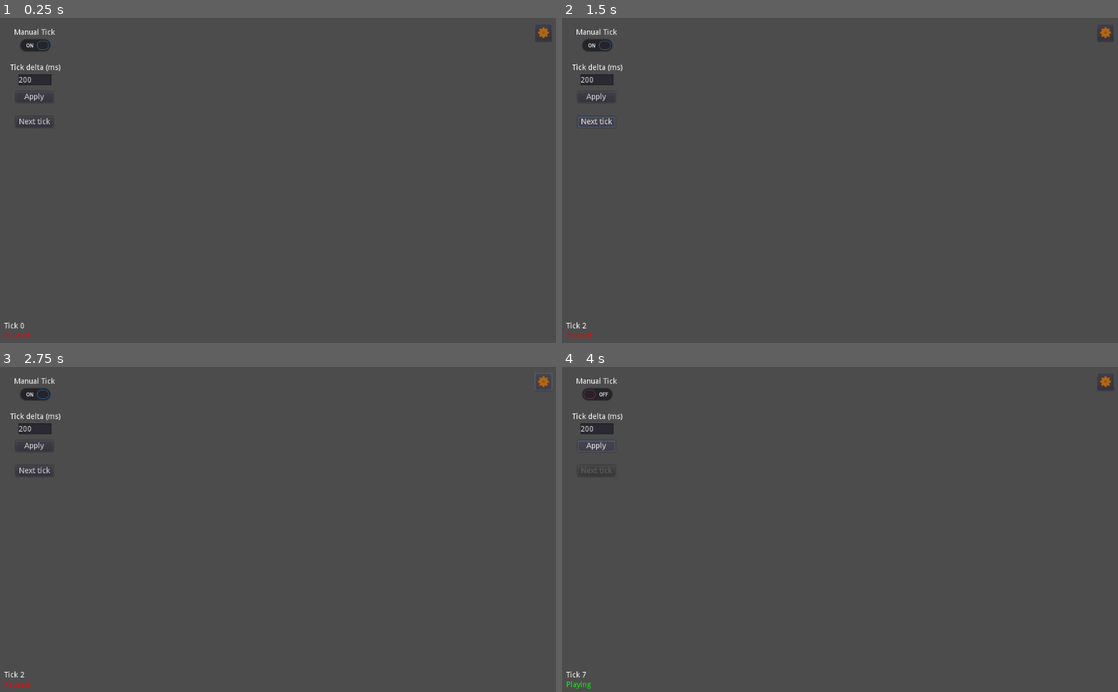
Above: before the commit, frames 1-4 (two rows, left to right).
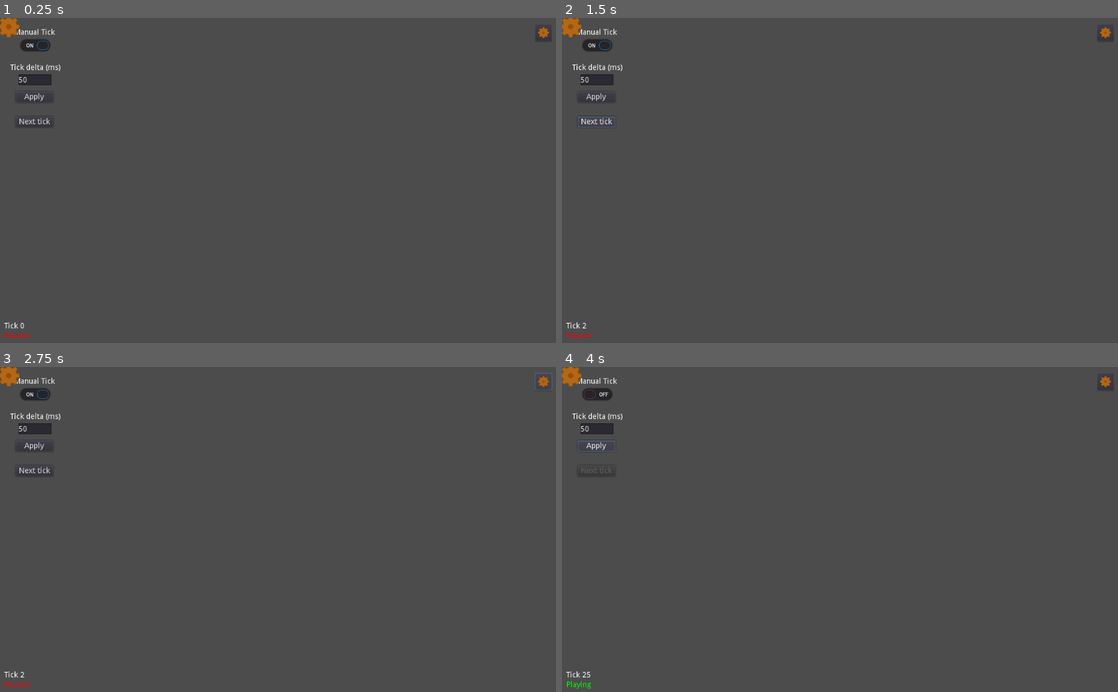
Above: after the commit, the same moments.

Repository: TeamKuiper/RedoxiationLogics
Game: Godot game, scene res://scenes/World.tscn
The game is run twice, just before and just after one commit, with the same random seed, the same clock (stepped at 60 frames per second) and the same inputs. The project has no main scene, so this scene is started directly.
Inputs (mouse positions are in pixels of both pictures, inside the frame that each line leads up to):
- Up to frame 1 (0.25 s): no input
- Up to frame 2 (1.5 s): click "Next tick" at 0.5 s; click "Next tick" at 1.25 s
- Up to frame 3 (2.75 s): click (544, 380) at 2 s
- Up to frame 4 (4 s): click (595, 393) at 2.75 s; click "Apply" at 3.5 s

The runs differ from the first frame. In frame 1, 0.2% of the frame differs, in the area x 0-6%, y 0-20%; in frame 2, 0.2%; in frame 3, 0.2%; in frame 4, 0.2%, in the area x 0-6%, y 0-96%.

Commit message:
Some addition & modification

Diff:
--- a/logics/tileentities/tileentity.gd
+++ b/logics/tileentities/tileentity.gd
@@ -12,7 +12,6 @@
 
 func set_tile_texture(txture):
 	texture = txture
-	offset = Vector2(16, 16)
 
 func on_update():
 	pass
--- a/scenes/World.gd
+++ b/scenes/World.gd
@@ -4,6 +4,7 @@
 # Declare member variables here. Examples:
 # var a = 2
 # var b = "text"
+var block_name_to_id = {}
 var block_scripts = {}
 var tile_entities = {}
 
@@ -36,6 +37,7 @@
 		$BlockSelector.add_block(id, name)
 		block_scripts[id] = load("res://logics/blocks/" + name + ".gd").new()
 		block_scripts[id]._init_block(id)
+		block_name_to_id[name] = id
 
 func next_tick():
 	for i in tile_entities:
@@ -51,10 +53,11 @@
 	return null
 
 func get_block(vec2):
-	return $Blocks.get_cell(vec2)
+	return $Blocks.get_cell(vec2.x, vec2.y)
 
 func place_tile_entity(vec2, tile_entity):
-	tile_entity.position = $Blocks.map_to_world(vec2)
+	var world_pos = $Blocks.map_to_world(vec2)
+	tile_entity.position = Vector2(world_pos.x+16, world_pos.y+16)
 	tile_entity._tile_init(self, vec2)
 	if tile_entities.has(vec2.x):
 		tile_entities[vec2.x][vec2.y] = tile_entity
--- a/scenes/World.tscn
+++ b/scenes/World.tscn
@@ -28,9 +28,8 @@
 [node name="TileEntities" type="Node" parent="."]
 
 [node name="Sprite" type="Sprite" parent="TileEntities"]
-visible = false
+position = Vector2( 16, 16 )
 texture = ExtResource( 2 )
-offset = Vector2( 16, 16 )
 script = ExtResource( 5 )
 
 [node name="Blocks" type="TileMap" parent="."]
@@ -81,7 +80,7 @@
 margin_top = 104.0
 margin_right = 95.0
 margin_bottom = 124.0
-text = "200"
+text = "50"
 
 [node name="TickApplyButton" type="Button" parent="."]
 margin_left = 29.0
